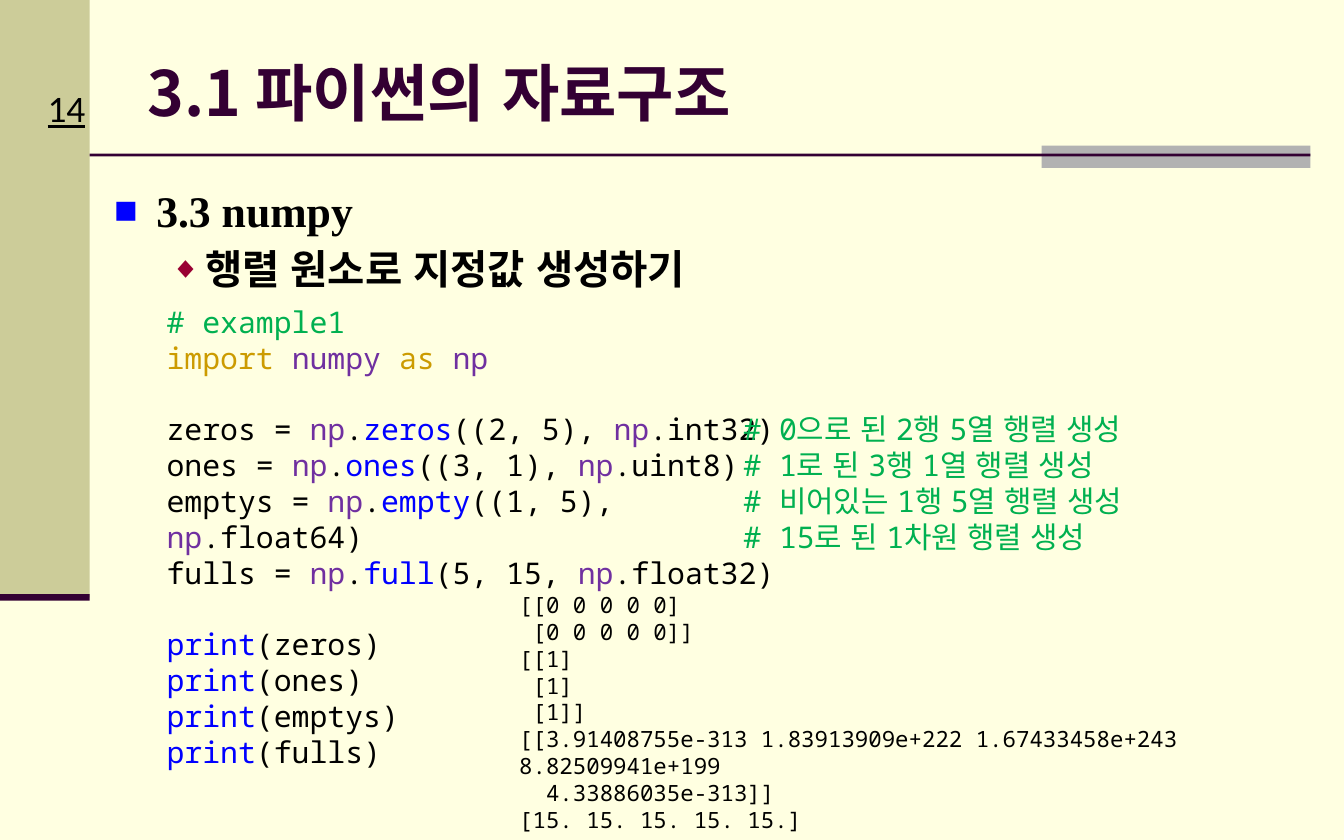
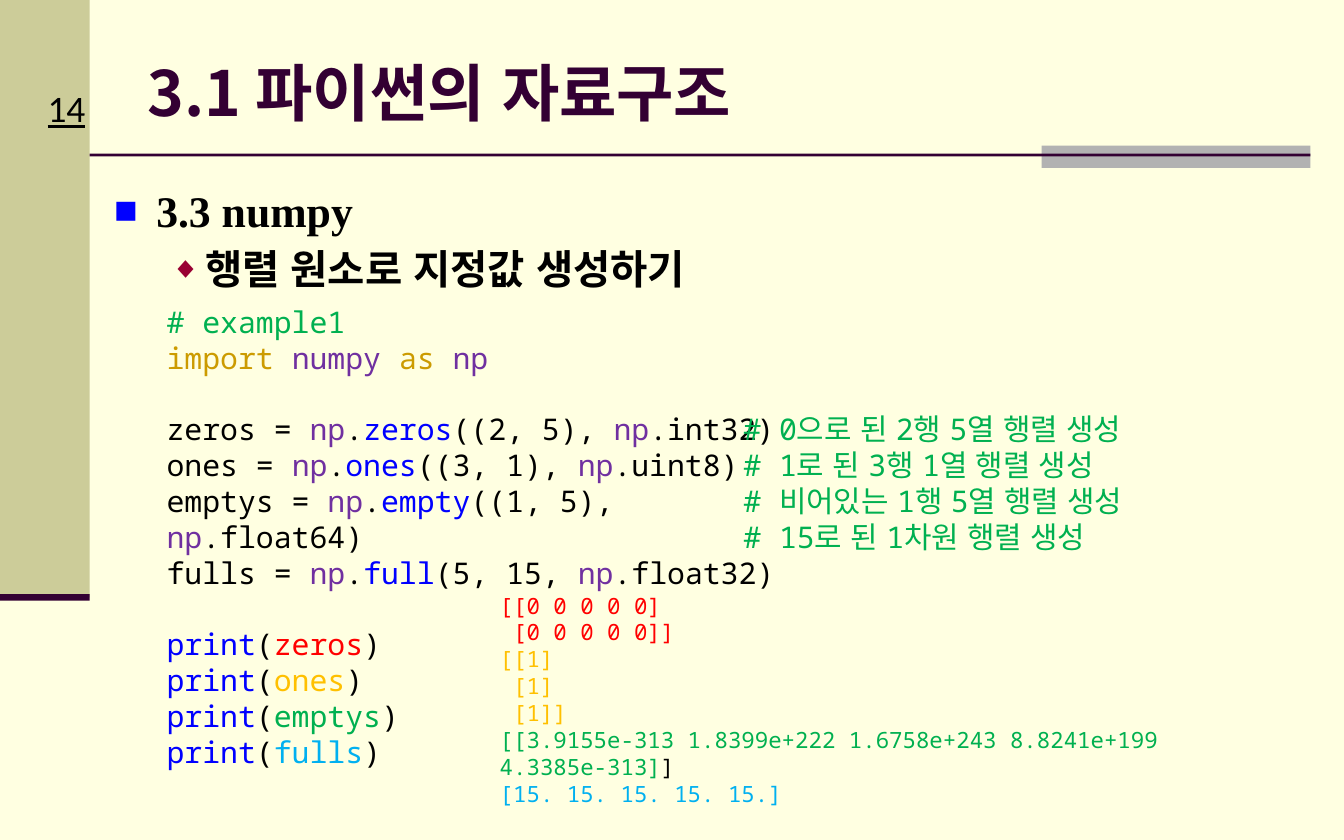
Before and after one commit to Hitbee-dev/OpenCV-Python, a slide deck: slide 14 of 2022-09-20/documents/CH_03_파이썬 기초_실습2.pptx. Drawn at 1344x840 pixels with LibreOffice and Linux fonts; fonts in the diff are those of the drawing; background and template pictures are left out. Boxes give left, top, right and bottom in pixels: in the first picture for what was removed or moved away, otherwise in the second. Text is boxed around its words. In the diff, an @@ line names an element or a change of style, - is before the commit and + after.

```diff
--- a/2022-09-20/documents/CH_03_파이썬 기초_실습2.pptx
+++ b/2022-09-20/documents/CH_03_파이썬 기초_실습2.pptx
@@ text "[[0 0 0 0 0]": place and size @@
-text "[[0 0 0 0 0]" at (519,596,1177,832)
+text "[[0 0 0 0 0]" at (500,597,1158,806)
@@ text at (500,597,782,806): text colour #000000 to #FF0000 in "[[0 0 0 0 0]", "[0 0 0 0 0]]"; text colour #000000 to #FFC000 in "[[1]", "[1]", "[1]]"; text colour #000000 to #00B0F0 in "[15. 15. 15. 15. 15.]" @@
@@ text at (167,632,399,735): text colour #000000 to #FF0000 in "print(zeros)"; text colour #000000 to #FFC000 in "print(ones)"; text colour #000000 to #00B050 in "print(emptys)"; text colour #000000 to #00B0F0 in "print(fulls)" @@
@@ text at (500,731,1158,779): text changed; text colour #000000 to #00B050 @@
-[[3.91408755e-313 1.83913909e+222 1.67433458e+243 8.82509941e+199
-4.33886035e-313]]
+[[3.9155e-313 1.8399e+222 1.6758e+243 8.8241e+199 4.3385e-313]]
```
Also in this commit, not shown: 1 slide added, 1 other file.
